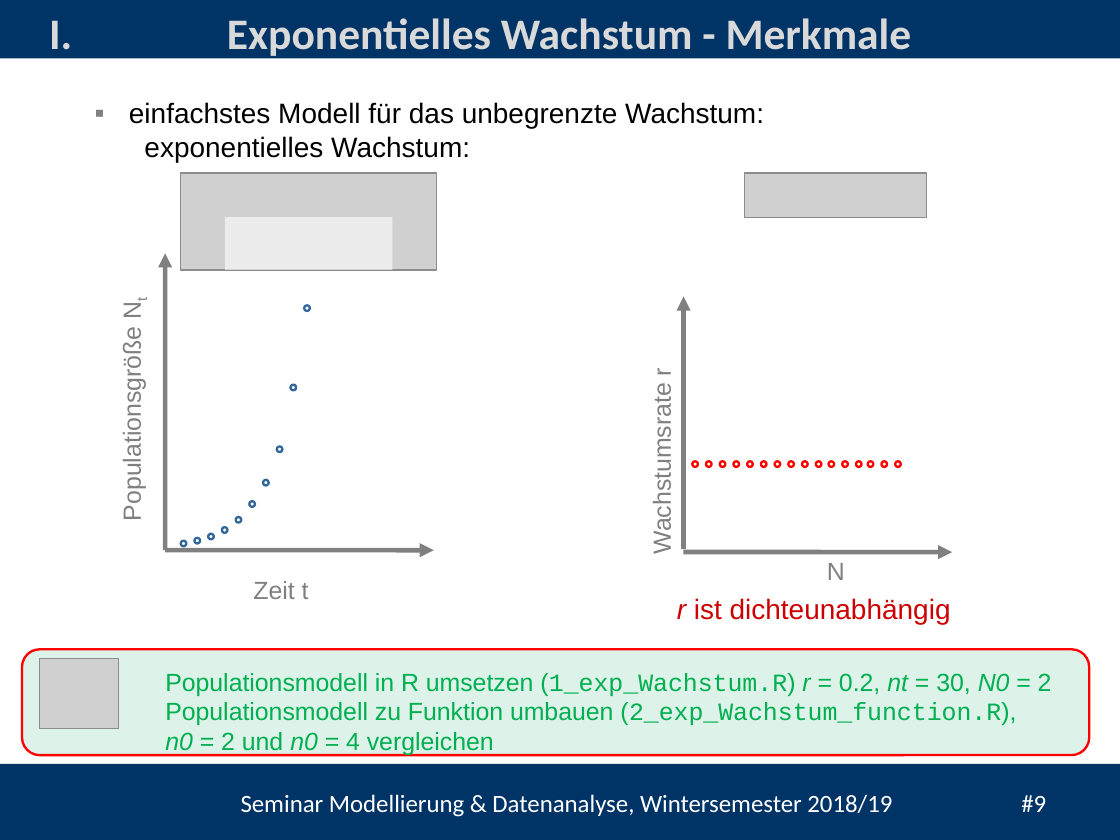
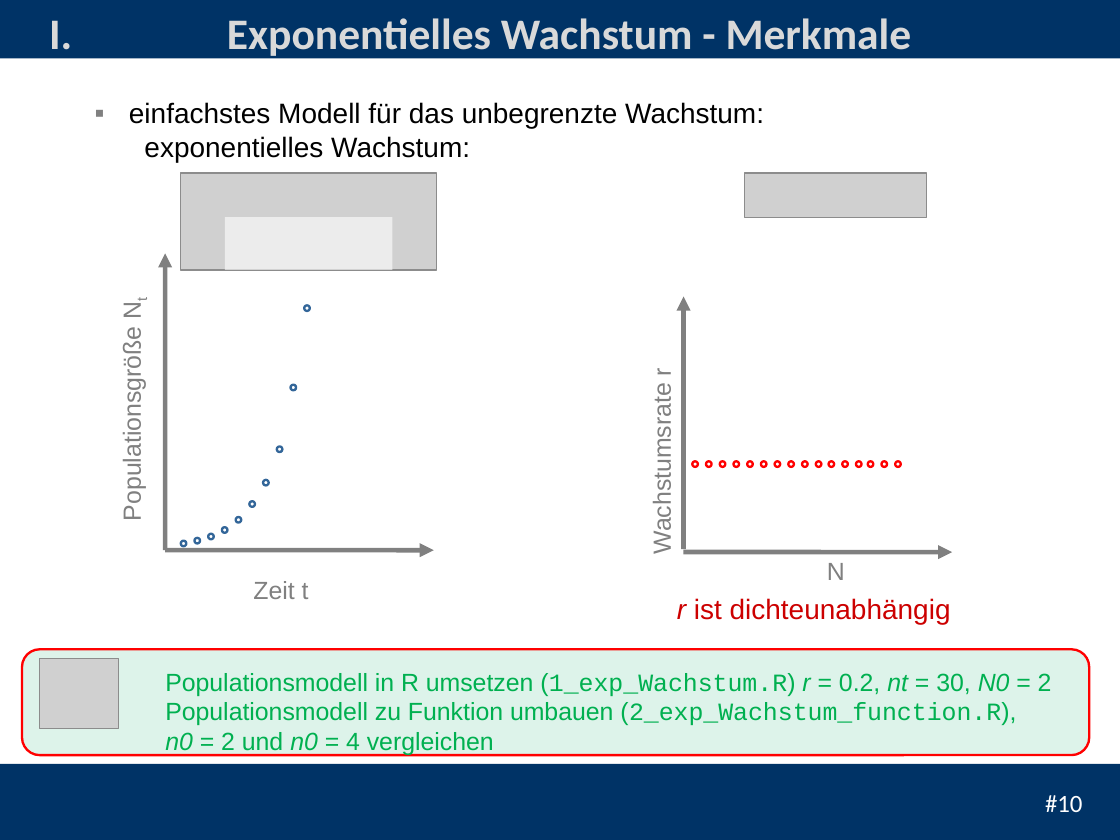
Before and after one commit to heistermann/Einf_Modellierung, a slide deck: slide 10 of Termin_2/folien/Termin_2_Populationsmodelle.pptx (slide 9 before the commit). Drawn at 1120x840 pixels with LibreOffice and Linux fonts; fonts in the diff are those of the drawing; grey boxes stand for pictures; background and template pictures are left out. Boxes give left, top, right and bottom in pixels: in the first picture for what was removed or moved away, otherwise in the second. Text is boxed around its words. In the diff, an @@ line names an element or a change of style, - is before the commit and + after.

```diff
--- a/Termin_2/folien/Termin_2_Populationsmodelle.pptx
+++ b/Termin_2/folien/Termin_2_Populationsmodelle.pptx
@@ text removed at [241,794,1046,817] @@
-Seminar Modellierung & Datenanalyse, Wintersemester 2018/19 #9
@@ page number added at [1045,795,1082,812], 16 pt, text #FFFFFF @@
+#10
```
Also in this commit, not shown: 9 other slides changed, 1 slide added, 1 other file.
